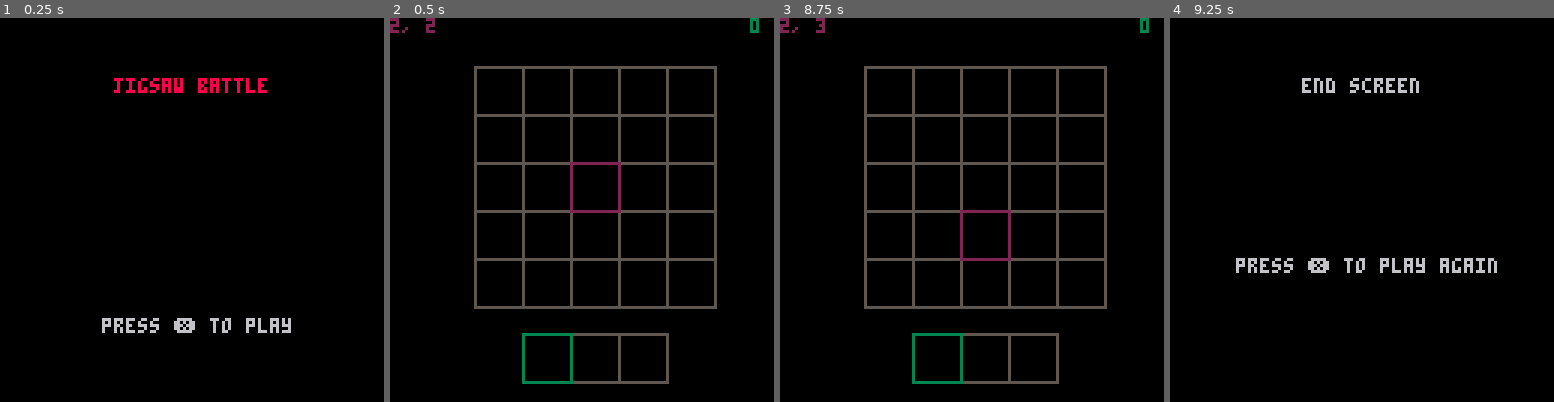
Above: before the commit, frames 1-4 (left to right).
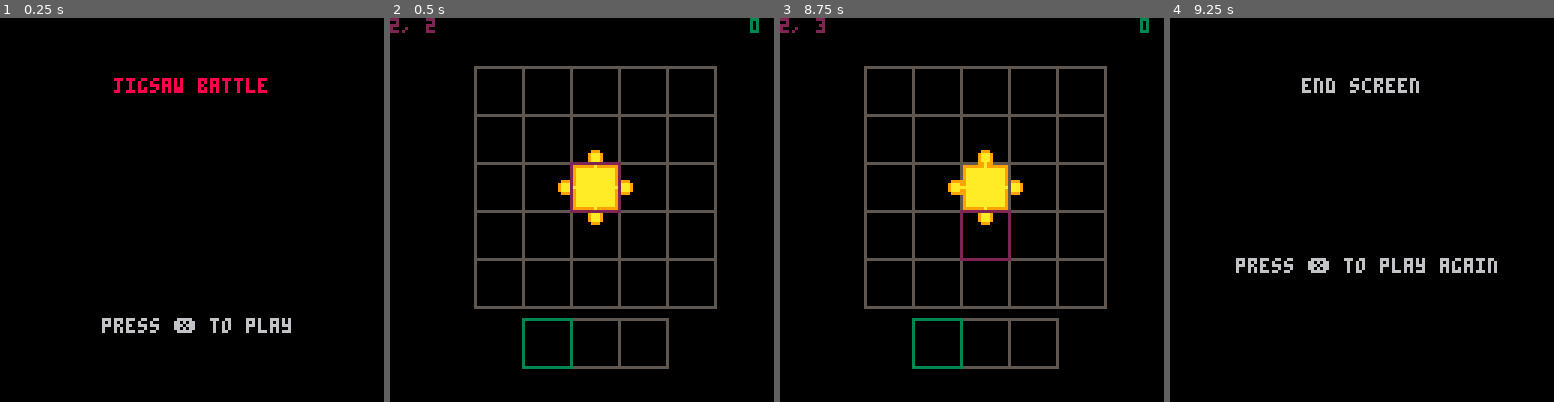
Above: after the commit, the same moments.

Repository: FelixEder/jigsaw-battle
Game: PICO-8 cartridge jigsaw-battle.p8
Two runs of this game, one before a commit and one after it. Both use one fixed random seed, a clock stepped at 60 frames per second and the inputs below.
Inputs:
- Up to frame 1 (0.25 s): no input
- Up to frame 2 (0.5 s): tap X (X key) at 0.33 s
- Up to frame 3 (8.75 s): tap O (Z key) at 0.7, 1.7, 2.1, 2.5, 2.9, 3.3, 3.7, 4.1, 4.5, 4.9, 5.3, 5.7, 6.1, 6.5, 6.9, 7.3, 7.7, 8.1, 8.5 s; tap X (X key) at 1.07, 1.85, 2.97, 4.08, 5.2, 6.32, 7.43, 8.55 s; hold Right 1.6-2.1 s; hold Up 2.15-2.42 s; hold Right 2.47-3.03 s; hold Left 3.08-3.58 s; hold Down 3.63-3.97 s; hold Right 4.02-4.68 s; hold Up 4.73-5.03 s; hold Left 5.08-5.68 s; hold Down 5.73-6.03 s; hold Right 6.08-6.58 s; hold Right 6.63-7.13 s; hold Up 7.18-7.45 s; hold Right 7.5-8.07 s; hold Left 8.12-8.62 s; hold Down from 8.67 s (still down)
- Up to frame 4 (9.25 s): tap O (Z key) at 8.9 s; release Down at 9 s; hold Right from 9.05 s (still down)

Frame 1 is identical in both runs. In frame 2, 3.2% of the frame differs, in the area x 34-73%, y 34-96%; in frame 3, 3.2%; in frame 4, nothing differs.

Commit message:
Revert "Move down selection row"
This reverts commit 6ae507d48496741ff85fdc30e2af95570cd644d1.

Diff:
--- a/jigsaw-battle.p8
+++ b/jigsaw-battle.p8
@@ -33,11 +33,20 @@
 -- 1 = knob
 function create_random_jigsaw()
 	return {
-		top = -1,
+		top = 1,
+		left = 0,
+		right = -1,
+		bottom = 1,
+		}
+end
+
+function create_start_piece()
+	return {
+		top = 1,
 		left = 1,
-		right = -1,
-		bottom = 1
-		}
+		right = 1,
+		bottom = 1,
+	}
 end
 
 function render_jigsaw_at(jigsaw, x, y)
@@ -100,6 +109,7 @@
 			grid[y][x] = nil
 		end
 	end
+	grid[2][2] = create_start_piece()
 end
 
 function draw_grid()
@@ -110,8 +120,7 @@
 			rect(sx, sy, sx+cell_size, sy+cell_size, 5)
 
 			if (grid[y][x] != nil) then
-				local jigsaw = create_random_jigsaw()
-				render_jigsaw_at(jigsaw, x, y)
+				render_jigsaw_at(grid[y][x], x, y)
 			end
 		end
 	end
@@ -127,33 +136,46 @@
 	 return false
 	end
 
+	local socket_in_knob = false
+
 	if y > 0 and grid[y-1][x] then
-		--todo check top neighbor
 		local top = grid[y-1][x]
-		if (false) then
+		if (top.bottom + piece.top > 1) then
 			return false
+		elseif (top.bottom != piece.top and top.bottom + piece.top == 0) then
+			socket_in_knob = true
 		end
 	end
 
 	if y < grid_heigth-1 and grid[y+1][x] then
-		--todo check bottom neighbor
-		if (false) then
+		local bottom = grid[y+1][x]
+		if (bottom.top + piece.bottom > 1) then
 			return false
+		elseif (bottom.top != piece.bottom and bottom.top + piece.bottom == 0) then
+	        socket_in_knob = true
 		end
 	end
 
 	if x > 0 and grid[y][x-1] then
-		--todo check left neighbor
-		if (false) then
+		local left = grid[y][x-1]
+		if (left.right + piece.left > 1) then
 			return false
-		end
+    	elseif (left.right != piece.left and left.right + piece.left == 0) then
+        	socket_in_knob = true
+    	end
 	end
 
 	if x < grid_width-1 and grid[y][x+1] then
-		--todo check right neighbor
-		if (false) then
+		local right = grid[y][x+1]
+		if (right.left + piece.right > 1) then
 			return false
-		end
+		elseif (right.left != piece.right and right.left + piece.right == 0) then
+        	socket_in_knob = true
+    	end
+	end
+
+	if (not socket_in_knob) then
+		return false
 	end
 
 	grid[y][x] = piece
@@ -237,7 +259,7 @@
 	draw_grid()
 	draw_row()
 	rect(28 + grid_cursor.x * 16, 16 + grid_cursor.y * 16, 44 + grid_cursor.x * 16, 32 + grid_cursor.y * 16, 2)
-	rect(44 + selection_cursor * 16, 105, 60 + selection_cursor * 16, 121, 3)
+	rect(44 + selection_cursor * 16, 100, 60 + selection_cursor * 16, 116, 3)
 
 	print(tostring(grid_cursor.x) .. ", " ..  tostring(grid_cursor.y), 0, 0, 2)
 	print(tostring(selection_cursor), 120, 0, 3)
@@ -281,7 +303,7 @@
 function draw_row()
 	for x=0,row_w-1 do
 		local sx = 44 + x*cell_size
-		local sy = 105
+		local sy = 100
 		rect(sx, sy, sx + cell_size,sy+cell_size,5)
 		--render_jigsaw_at(jigsaw, x, 3)
 	end
